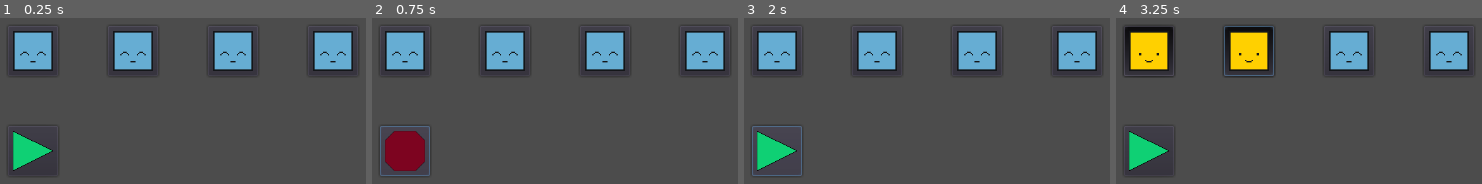
Above: before the commit, frames 1-4 (left to right).
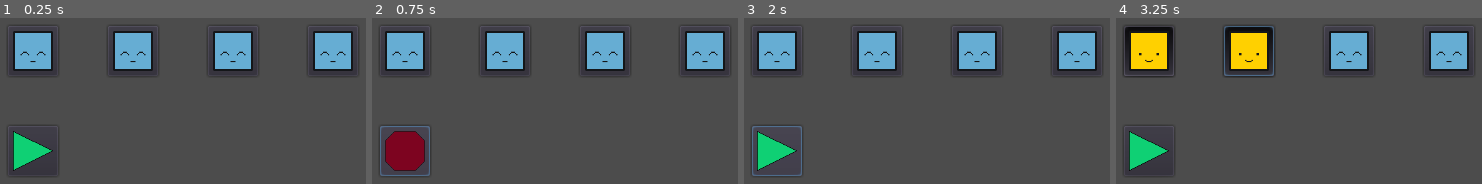
Above: after the commit, the same moments.

Repository: asperkraken/Noisysaurus
Game: Godot game, scene res://objects/MainSystem.tscn
Same seed, same stepped clock (60 frames per second), same inputs: the game is played once before the commit and once after it. The project has no main scene, so this scene is started directly. Sound files missing from this copy of the repository are replaced by a short silence.
Inputs (mouse positions are in pixels of both pictures, inside the frame that each line leads up to):
- Up to frame 1 (0.25 s): no input
- Up to frame 2 (0.75 s): click (404, 150) at 0.5 s
- Up to frame 3 (2 s): click (776, 150) at 1.25 s
- Up to frame 4 (3.25 s): click (1148, 51) at 2 s; click (1247, 51) at 2.75 s

The runs differ from the first frame. In frame 1, 1.2% of the frame differs, in the area x 3-97%, y 8-92%; in frame 2, 1.3%, in the area x 2-97%, y 8-95%; in frame 3, 1.2%; in frame 4, 1.2%.

Commit message:
amend this commit
not good

Diff:
--- a/objects/MainSystem.gd
+++ b/objects/MainSystem.gd
@@ -1,47 +1,42 @@
 extends Control
 
-
+## fps locked to 30 for mth consistency
 export var _bpm : int = 120
-var _clock = _bpm
-var _realTime = _clock/60000
-var _note = _realTime/16
+var _realTime = (30/_bpm)
+var _note = (_realTime/2)
+var _frameCount = 0
+var _frameLimit = (_note*16)
 
 var _isPlaying = false
+var _sequenceLoop = false
 var _sequenceState = 0
 var _track1steps = []
 
 
 func _ready():
-	_clockUpdate()
 	_track1steps = [$Step0,$Step1,$Step2,$Step3]
 
 
 
-func _clockUpdate():
-	_clock = _bpm
-	_realTime = _clock/60000
-	_note = _realTime/16
-
-
 func _sequencer():
-	_clockUpdate()
-	$MasterClock.start(_note)
-
-
 	match _sequenceState:
 		0:
+			_frameCount+=_note*4
 			_sequenceState+=1
 			if $Step0._isTrig:
 				$Step0._play()
 		1:
+			_frameCount+=_note*4
 			_sequenceState+=1
 			if $Step1._isTrig:
 				$Step1._play()
 		2:
+			_frameCount+=_note*4
 			_sequenceState+=1
 			if $Step2._isTrig:
 				$Step2._play()
 		3:
+			_frameCount+=_note*4
 			_sequenceState+=1
 			if $Step3._isTrig:
 				$Step3._play()
@@ -50,19 +45,13 @@
 func _process(_delta):
 	if _sequenceState > 3:
 		_sequenceState = 0
+		_frameCount = 0
 		for _s in _track1steps:
 			_s._hasTriggered = false
 
 
-	_realTime = (_bpm/60000)*_delta
-	_note = (_realTime/16)*_delta
-
-
-func _on_MasterClock_timeout():
 	if _isPlaying:
 		_sequencer()
-	else:
-		$MasterClock.stop()
 
 
 func _on_PlayButton_pressed():
--- a/objects/MainSystem.tscn
+++ b/objects/MainSystem.tscn
@@ -8,7 +8,7 @@
 anchor_right = 1.0
 anchor_bottom = 1.0
 script = ExtResource( 2 )
-_bpm = 90
+_bpm = 60
 
 [node name="MasterClock" type="Timer" parent="."]
 
--- a/project.godot
+++ b/project.godot
@@ -12,6 +12,10 @@
 
 config/name="Noisysaurus"
 config/icon="res://icon.png"
+
+[debug]
+
+settings/fps/force_fps=30
 
 [display]
 
@@ -29,4 +33,5 @@
 
 [rendering]
 
+2d/snapping/use_gpu_pixel_snap=true
 environment/default_environment="res://default_env.tres"
